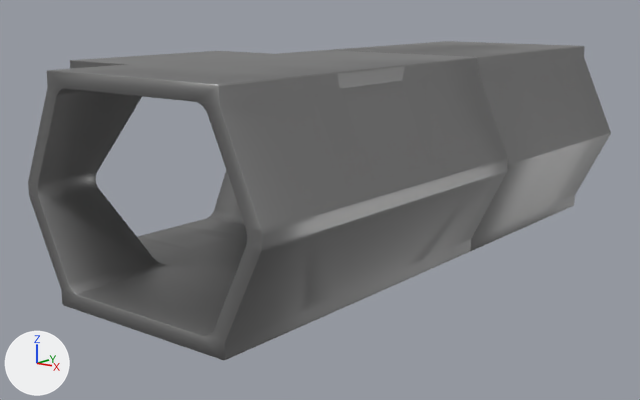
An edit to the Blender file Korridor.blend, drawn before and after from the same camera.
The view is the same before and after, from a camera (50 mm lens) standing at (11.69, -13.6, 5.58) and looking at (-0.92, 2.32, 0.96). The lights are fixed; the arrows at lower left show +X, +Y and +Z.

The older version as bpy lines, for what is in view:
```python
me_würfel_018 = bpy.data.meshes.new('Würfel.018')
me_würfel_018.from_pydata(...)  # 154 vertices, 137 faces; spans x -3.0..3.0, y 0.0..3.06, z -0.14..4.31
me_würfel_018.polygons.foreach_set('use_smooth', [True] * 137)
me_würfel_018.materials.append(mat_material_005)  # grey #9f9f9f
me_würfel_034 = bpy.data.meshes.new('Würfel.034')
me_würfel_034.from_pydata(...)  # 499 vertices, 422 faces; spans x -3.0..4.03, y -4.03..0.0, z -0.14..4.31
me_würfel_034.materials.append(mat_material_005)  # grey #9f9f9f
ob_schacht = bpy.data.objects.new('Schacht', me_würfel_018)
ob_schacht.location = (0.0, 7.0, 0.0)
ob_schacht.rotation_euler = (0.0, 0.0, 1.571)  # degrees (0, 0, 90)
_m = ob_schacht.modifiers.new('Spiegeln', 'MIRROR')
_m.use_axis = (False, True, False)
_m.use_clip = True
_m = ob_schacht.modifiers.new('Abfasen', 'BEVEL')
_m.width = 0.03
_m.width_pct = 0.03
ob_schacht_t_stück_b = bpy.data.objects.new('Schacht_T-Stück_B', me_würfel_034)
ob_schacht_t_stück_b.location = (0.0, 0.0, 0.0)
ob_schacht_t_stück_b.scale = (-1.0, 1.0, 1.0)
_m = ob_schacht_t_stück_b.modifiers.new('Spiegeln', 'MIRROR')
_m.use_axis = (False, True, False)
_m.use_clip = True
_m = ob_schacht_t_stück_b.modifiers.new('Abfasen', 'BEVEL')
_m.width = 0.03
_m.width_pct = 0.03
```
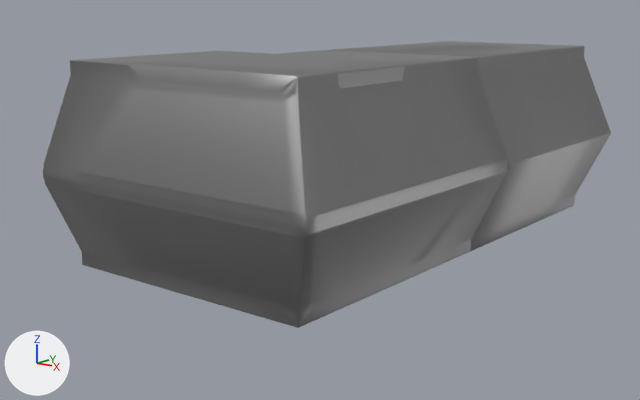
The change, as a list of edits to the scene's bpy script:
```text
Add me_würfel_036:
    me_würfel_036.from_pydata(...)  # 958 vertices, 883 faces; spans x -3.0..4.03, y -3.0..4.03, z -0.14..4.31
    me_würfel_036.materials.append(mat_material_005)  # grey #9f9f9f
Change ob_schacht_t_stück_b:
    add ob_schacht_t_stück_b.hide_set(True)
Add ob_schacht_kurve_b:
    ob_schacht_kurve_b = bpy.data.objects.new('Schacht_Kurve_B', me_würfel_036)
    ob_schacht_kurve_b.location = (0.0, 0.0, 0.0)
    ob_schacht_kurve_b.scale = (-1.0, 1.0, 1.0)
    _m = ob_schacht_kurve_b.modifiers.new('Abfasen', 'BEVEL')
    _m.width = 0.03
    _m.width_pct = 0.03
```

Pixel boxes (x1, y1, x2, y2) of what changed, in the pictures (640 x 400 px):
'Schacht_T-Stück_B', hidden
    before: (28, 50, 508, 360)
'Schacht_Kurve_B', added
    after: (43, 50, 508, 328)
